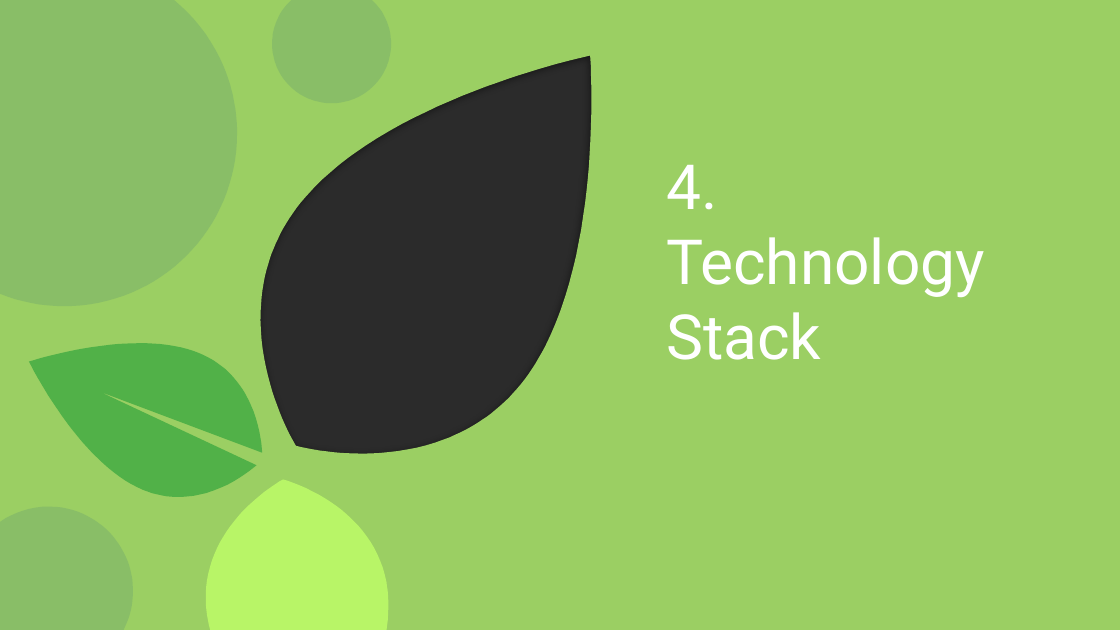
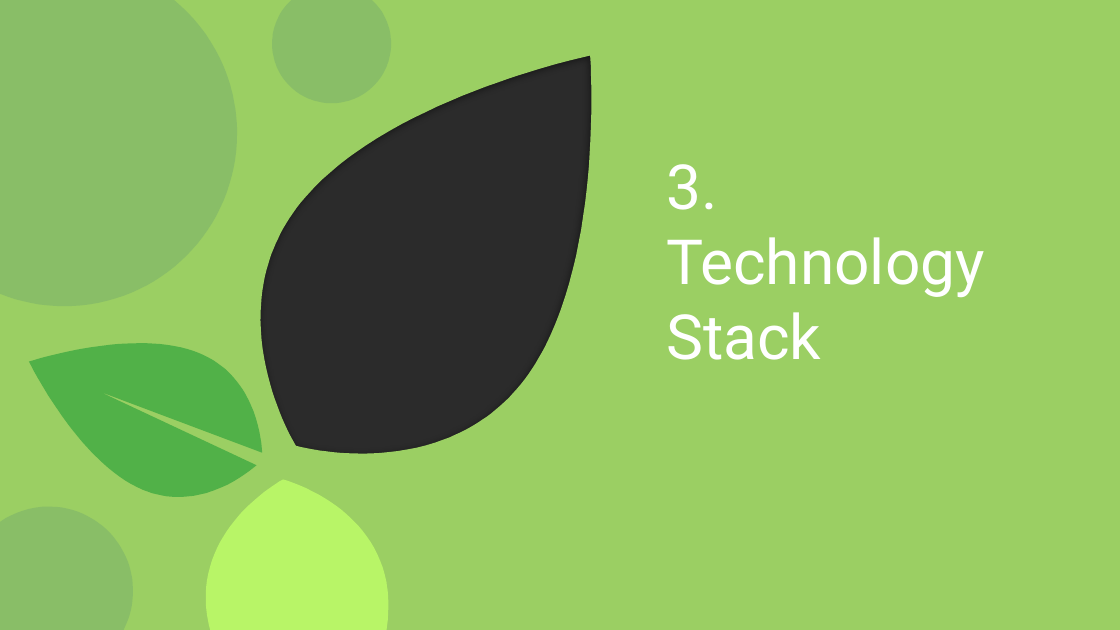
Before and after one commit to meetanubhav/KishanBandhu, a slide deck: slide 6 of Kishan Bhandu.pptx (slide 9 before the commit). Drawn at 1120x630 pixels with LibreOffice and Linux fonts; fonts in the diff are those of the drawing; background and template pictures are left out; a plain dark background stands for a picture behind light text. Boxes give left, top, right and bottom in pixels: in the first picture for what was removed or moved away, otherwise in the second. Text is boxed around its words. In the diff, an @@ line names an element or a change of style, - is before the commit and + after.

```diff
--- a/Kishan Bhandu.pptx
+++ b/Kishan Bhandu.pptx
@@ title at [666,164,717,210]: text changed @@
-4.
+3.
```
Also in this commit, not shown: 18 slides removed.
